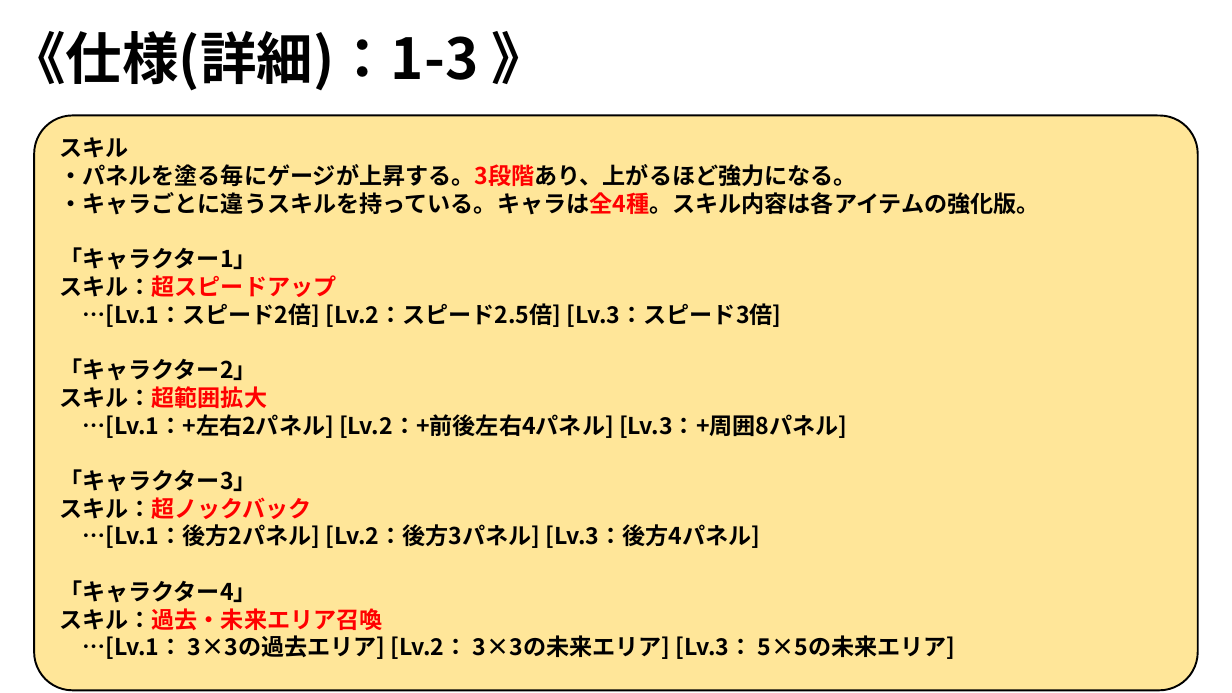
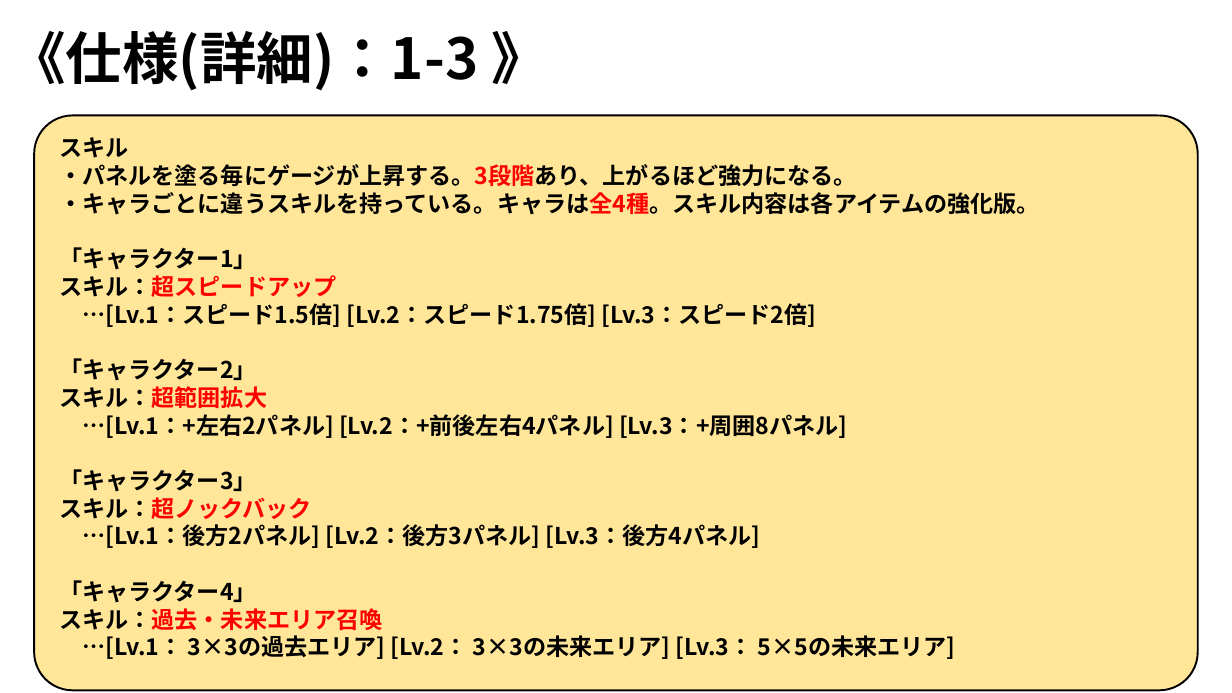
Before and after one commit to ARITA-MEIGEN/C-Team001, a slide deck: slide 39 of data/GS3_チーム2_仕様書.pptx. Drawn at 1232x693 pixels with LibreOffice and Linux fonts; fonts in the diff are those of the drawing; background and template pictures are left out. Boxes give left, top, right and bottom in pixels: in the first picture for what was removed or moved away, otherwise in the second. Text is boxed around its words. In the diff, an @@ line names an element or a change of style, - is before the commit and + after.

```diff
--- a/data/GS3_チーム2_仕様書.pptx
+++ b/data/GS3_チーム2_仕様書.pptx
@@ text at bbox=[82, 303, 816, 327]: text changed @@
-…[Lv.1：スピード2倍] [Lv.2：スピード2.5倍] [Lv.3：スピード3倍]
+…[Lv.1：スピード1.5倍] [Lv.2：スピード1.75倍] [Lv.3：スピード2倍]
```
Also in this commit, not shown: 2 other slides changed.
